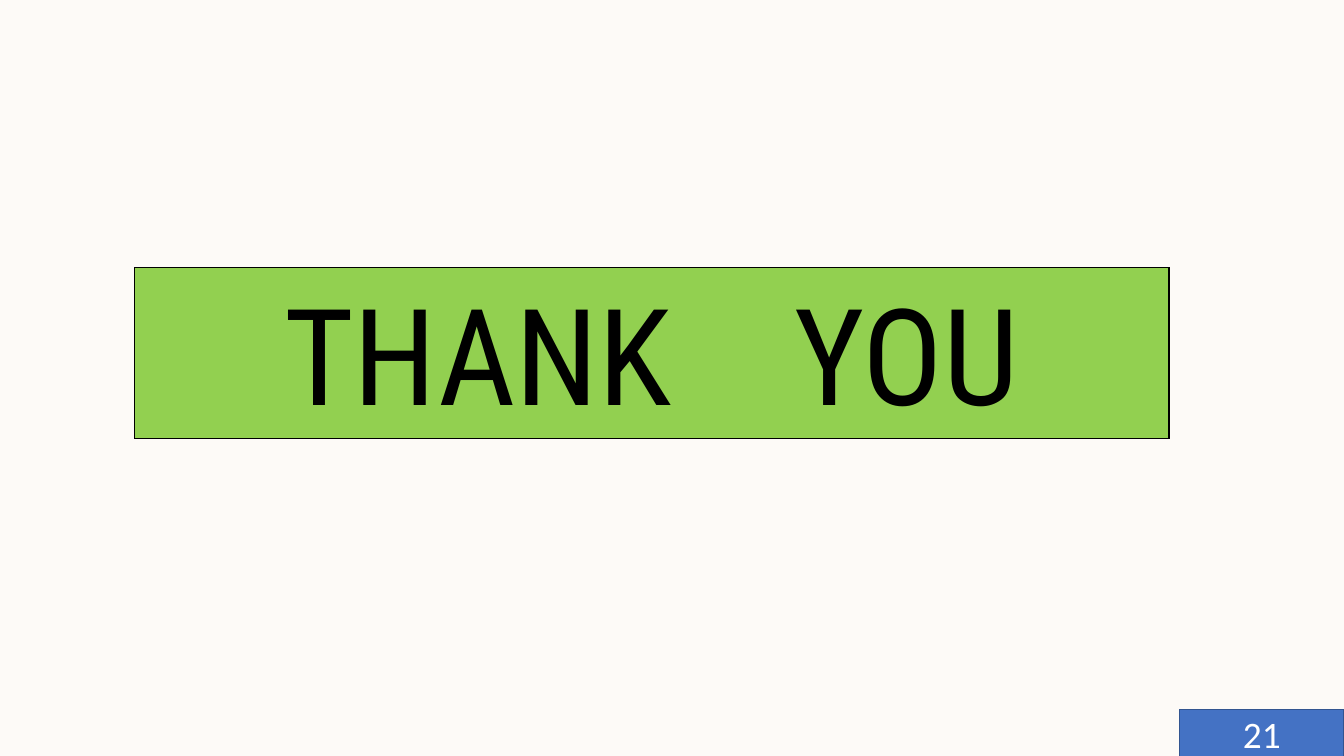
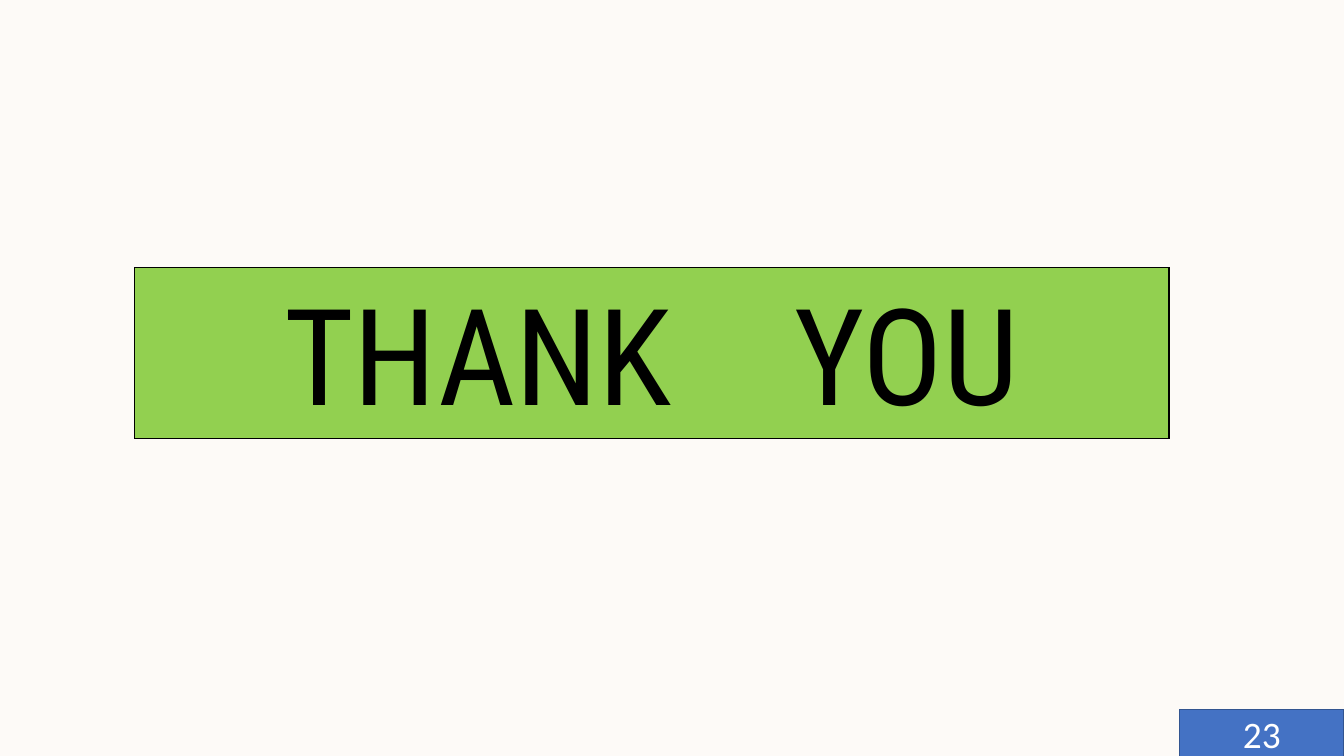
Before and after one commit to Sauri25/AI-PROJECTS, a slide deck: slide 23 of PROJECT 3/final.pptx (slide 21 before the commit). Drawn at 1344x756 pixels with LibreOffice and Linux fonts; fonts in the diff are those of the drawing; background and template pictures are left out. Boxes give left, top, right and bottom in pixels: in the first picture for what was removed or moved away, otherwise in the second. Text is boxed around its words. In the diff, an @@ line names an element or a change of style, - is before the commit and + after.

```diff
--- a/PROJECT 3/final.pptx
+++ b/PROJECT 3/final.pptx
@@ text in rectangle at <box>1243,724,1281,749</box>: text changed @@
-21
+23
```
Also in this commit, not shown: 13 other slides changed, 4 slides added, 2 slides removed, 12 other files.
